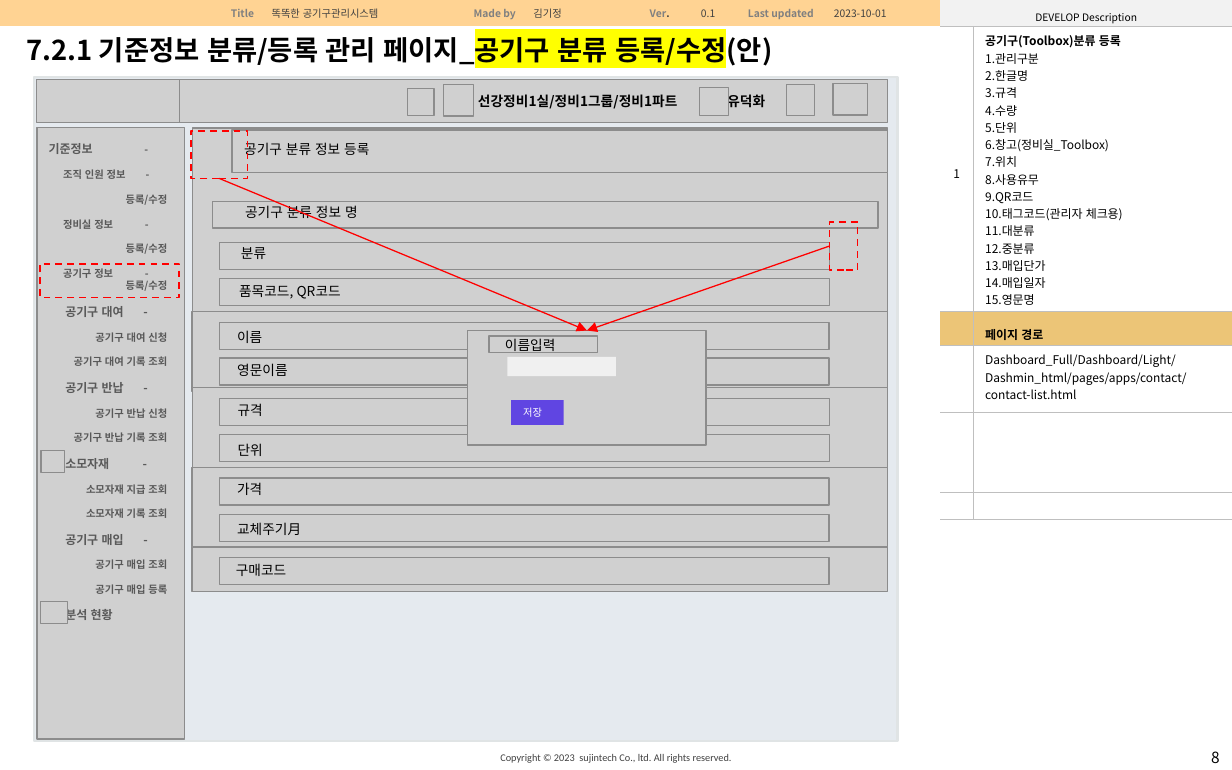
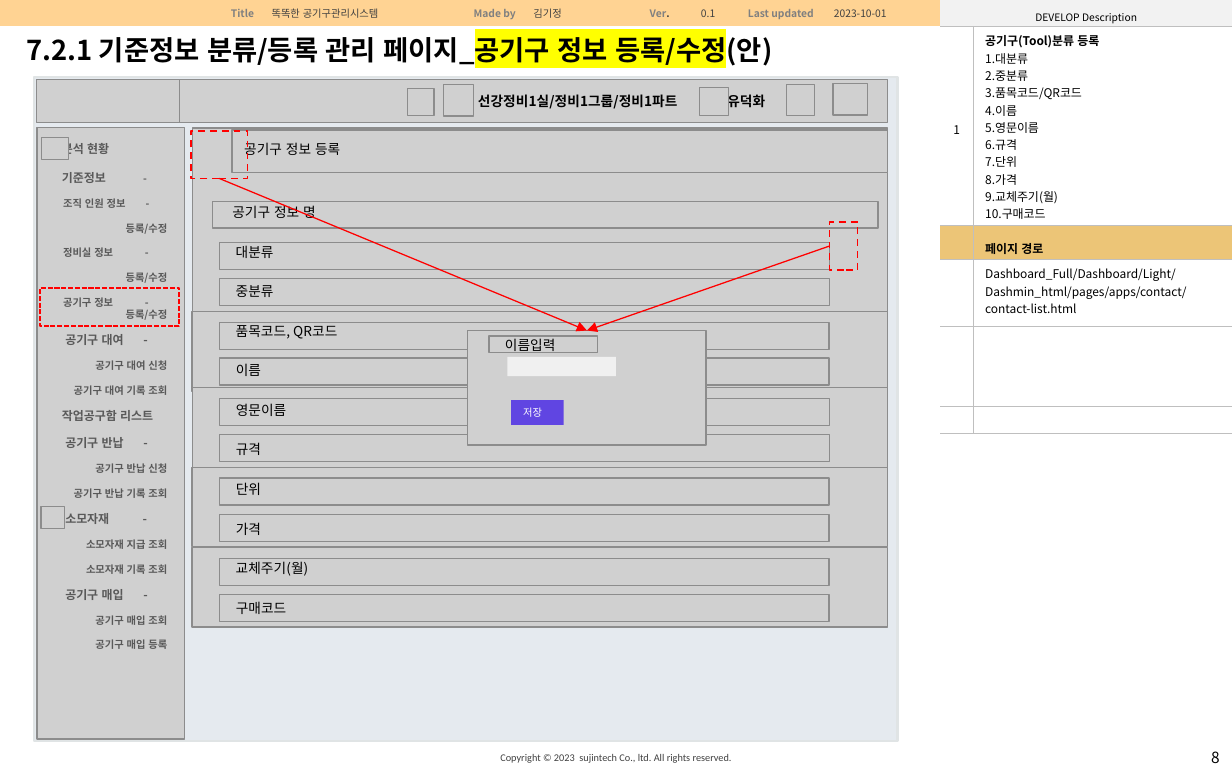
Before and after one commit to LiQuiDsKR/MrSmart, a slide deck: slide 8 of 참고자료/똑똑이_Web&App화면구성_기준정보_관리자_작업자_DTO(초안)_업데이트중.pptx. Drawn at 1232x770 pixels with LibreOffice and Linux fonts; fonts in the diff are those of the drawing; grey boxes stand for pictures; background and template pictures are left out. Boxes give left, top, right and bottom in pixels: in the first picture for what was removed or moved away, otherwise in the second. Text is boxed around its words. In the diff, an @@ line names an element or a change of style, - is before the commit and + after.

```diff
--- a/참고자료/똑똑이_Web&App화면구성_기준정보_관리자_작업자_DTO(초안)_업데이트중.pptx
+++ b/참고자료/똑똑이_Web&App화면구성_기준정보_관리자_작업자_DTO(초안)_업데이트중.pptx
@@ table at [940,0,1231,435] @@
-row 2, column 2: 공기구(Toolbox)분류 등록 / 1.관리구분 / 2.한글명 / 3.규격 / 4.수량 / 5.단위 / 6.창고(정비실_Toolbox) / 7.위치 / 8.사용유무 / 9.QR코드 / 10.태그코드(관리자 체크용) / 11.대분류 / 12.중분류 / 13.매입단가 / 14.매입일자 / 15.영문명 / 16.품목코드
+row 2, column 2: 공기구(Tool)분류 등록 / 1.대분류 / 2.중분류 / 3.품목코드/QR코드 / 4.이름 / 5.영문이름 / 6.규격 / 7.단위 / 8.가격 / 9.교체주기(월) / 10.구매코드
@@ text at [27,33,772,68]: text changed @@
-7.2.1 기준정보 분류/등록 관리 페이지_공기구 분류 등록/수정(안)
+7.2.1 기준정보 분류/등록 관리 페이지_공기구 정보 등록/수정(안)
@@ picture: place and size @@
-picture at [41,601,68,623]
+picture at [41,138,68,160]
@@ text at [62,141,109,157]: paragraph added @@
+분석 현황
@@ text at [244,141,340,159]: text changed @@
-공기구 분류 정보 등록
+공기구 정보 등록
@@ text at [232,203,316,219]: text changed @@
-공기구 분류 정보 명
+공기구 정보 명
@@ text added at [236,245,274,258], 8 pt, text #000000 @@
+대분류
@@ rectangle: place and size @@
-rectangle at [41,264,180,298]
+rectangle at [41,288,180,326]
@@ text at [236,285,274,297]: text changed @@
-분류
+중분류
@@ text "품목코드, QR코드": place and size @@
-text "품목코드, QR코드" at [239,285,341,299]
+text "품목코드, QR코드" at [236,322,337,339]
@@ text "이름": place and size @@
-text "이름" at [237,330,262,343]
+text "이름" at [236,364,261,376]
@@ text at [62,410,153,421]: paragraph added @@
+작업공구함 리스트
@@ 5 texts: place and size @@
-5 texts at [236,363,287,576]
+5 texts at [236,403,286,614]
@@ picture: place and size @@
-picture at [41,451,64,473]
+picture at [41,506,64,529]
@@ picture: place and size @@
-picture at [192,547,887,591]
+picture at [192,548,887,628]
@@ text at [236,561,309,576]: text changed @@
-교체주기月
+교체주기(월)
@@ picture added at [219,595,829,622] @@
@@ text at [65,607,113,623]: paragraph removed @@
-분석 현황
```
Also in this commit, not shown: 12 other slides changed, 6 slides added.
